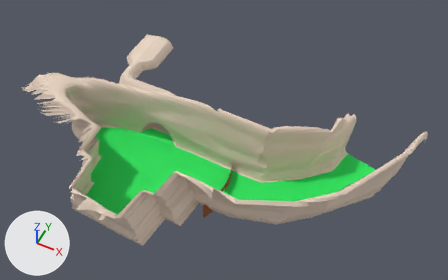
Two versions of the FBX model Assets/DK_Assets/DK_Models/Environment/ForestTerrain.fbx, one commit apart.
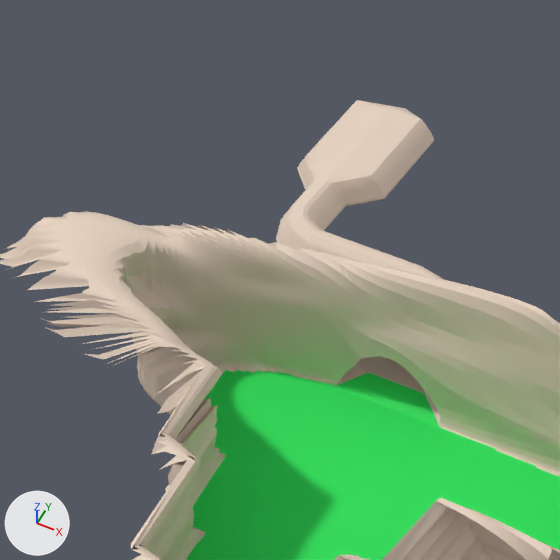
Each version is shown whole from a camera (50 mm lens) standing at (15.5, -19.4, 30.5) and looking at (4.6, 2.5, 3.1), then close up on the part from 5% to 48% of the width and 0% to 69% of the height. The lights are fixed; the arrows at lower left show +X, +Y and +Z.
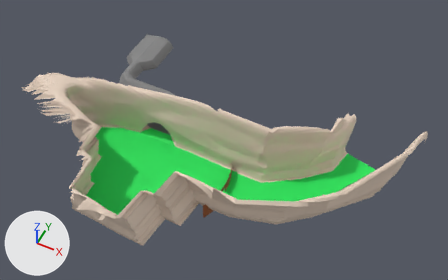
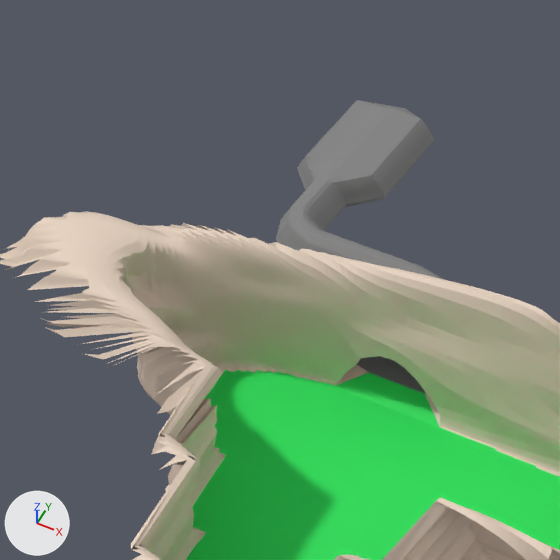
Pixel boxes [x1, y1, x2, y2] of what changed, in the close-ups (560 x 560 px):
```json
{"part": 1, "of": "me_cube_001", "change": "recoloured", "before": [276, 100, 442, 394], "after": [276, 100, 442, 394]}
```

The change, as JSON lines over the scene's bpy script:
```json
{"op": "add", "block": "mat_cave", "code": ["mat_cave = principled_material('Cave')", "mat_cave.base_color = (0.227, 0.227, 0.227)  # grey #838383", "mat_cave.roughness = 0.69"]}
{"block": "me_cube_001", "where": "me_cube_001.from_pydata(...)  # 10051 vertices, 9886 faces; spans x -8.3..15.3, y -6.1..10.4, z 1.0..5.5"}
{"block": "me_cube_001", "where": "# used by ob_cube_001; location = (0.0, 0.0, 0.0)"}
{"block": "me_cube_001", "change": "me_cube_001 part 1: all 358 faces centred in x -5.5..1.1, y 3.1..10.0, z 1.7..2.8 switch from mat_moutains_001 (beige #e7d3c1) to mat_cave (grey #838383)"}
```
